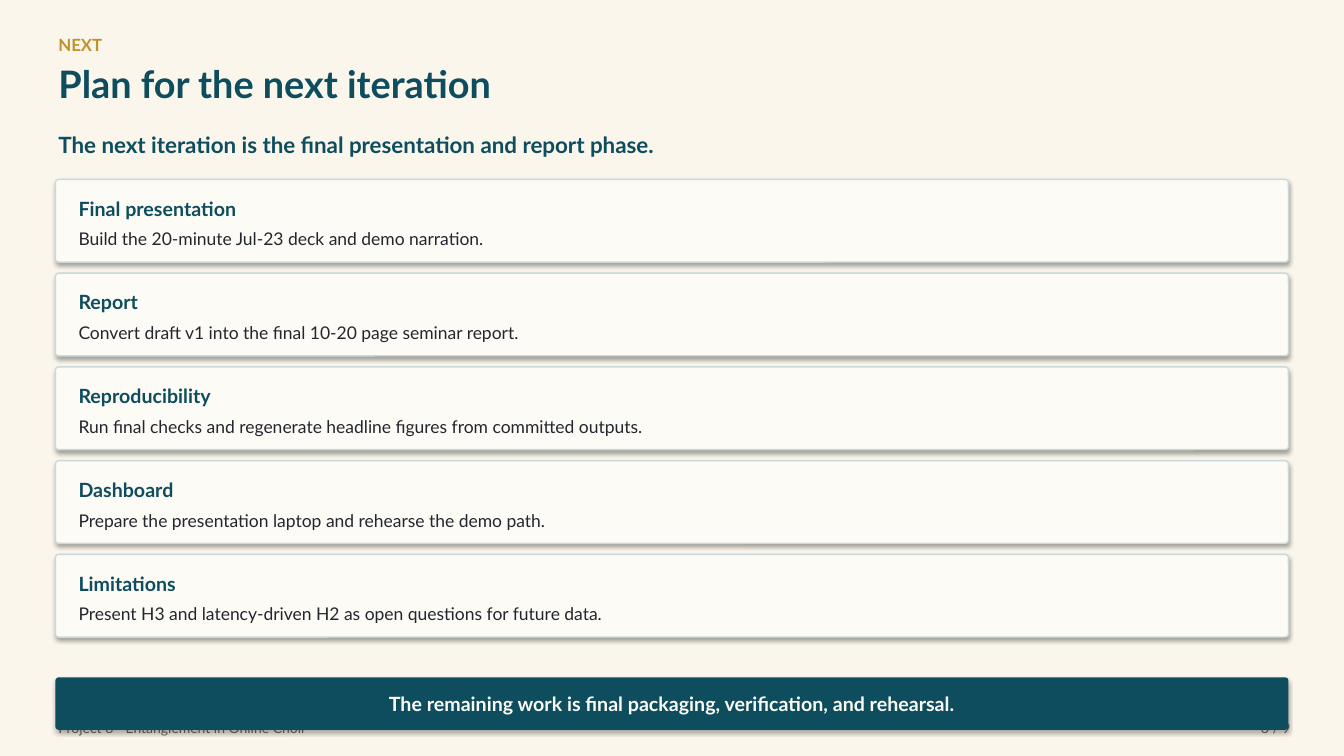
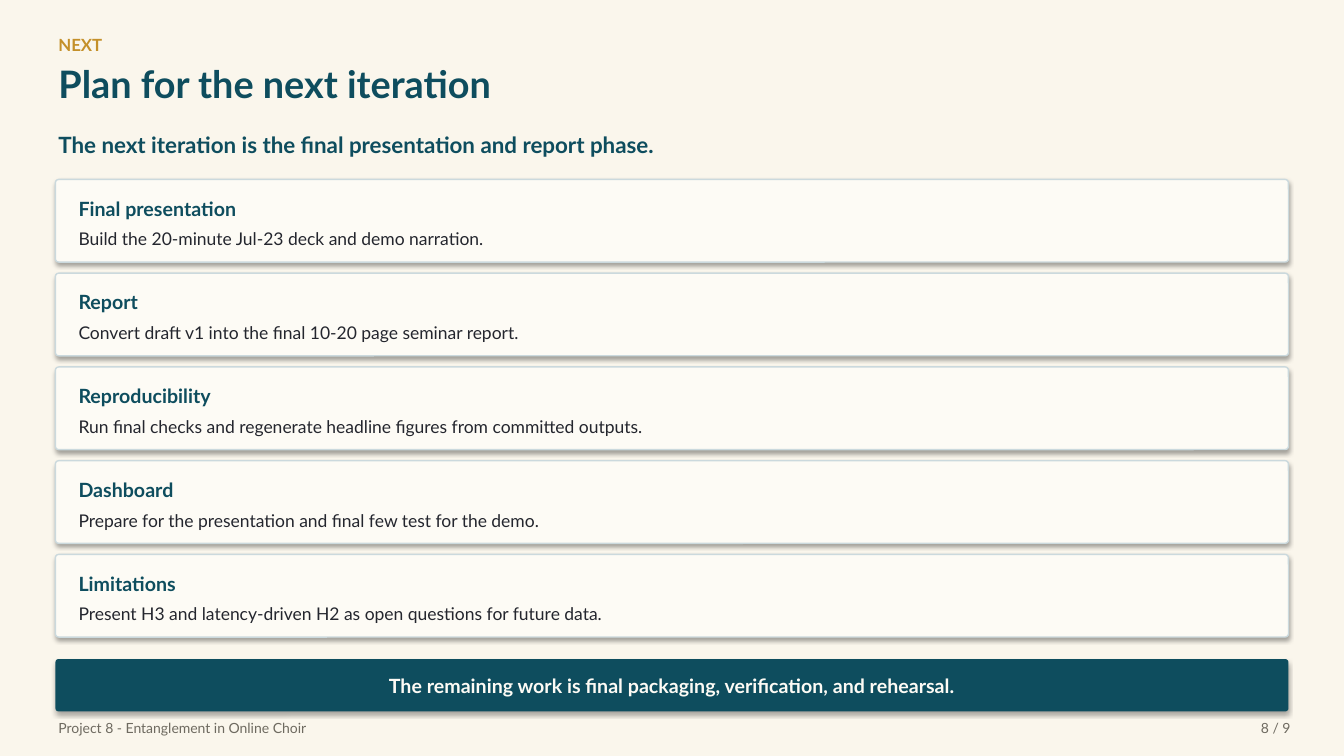
Before and after one commit to Zuraiz270/networked-choir-entanglement, a slide deck: slide 8 of output/jul09_status_meeting_vi.pptx. Drawn at 1344x756 pixels with LibreOffice and Linux fonts; fonts in the diff are those of the drawing. Boxes give left, top, right and bottom in pixels: in the first picture for what was removed or moved away, otherwise in the second. Text is boxed around its words. In the diff, an @@ line names an element or a change of style, - is before the commit and + after.

```diff
--- a/output/jul09_status_meeting_vi.pptx
+++ b/output/jul09_status_meeting_vi.pptx
@@ text in rounded rectangle at [79,514,538,530]: text changed @@
-Prepare the presentation laptop and rehearse the demo path.
+Prepare for the presentation and final few test for the demo.
@@ rounded rectangle "The remaining work is final ...": place and size @@
-rounded rectangle "The remaining work is final ..." at [55,678,1289,730]
+rounded rectangle "The remaining work is final ..." at [55,659,1289,712]
```
Also in this commit, not shown: 7 other slides changed, 1 other file.
